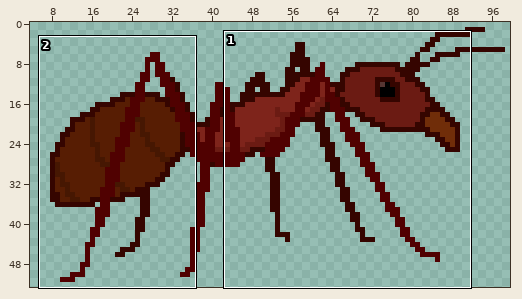
Sprite sheet: res/textures/AntBase.png. The first picture is a wide view before the edit; the outline marks the close-up.
Close-up. Before:
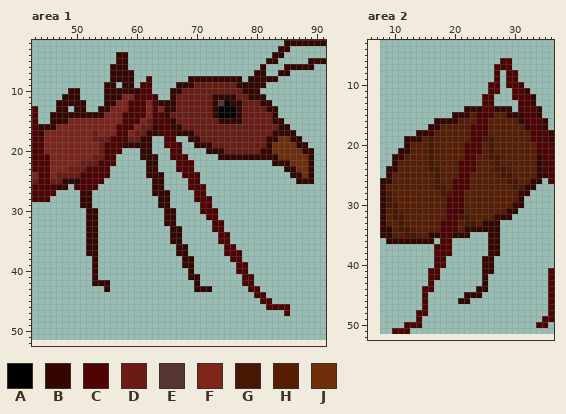
The file is 91x51 pixels. Colours within 5 levels of each other are drawn and written as one. Shown: area 1: x 43..91, y 2..52; area 2: x 6..36, y 3..52. The old version is drawn lined up with the new one, on the new canvas. The wide view leaves out empty margins.
Palette (. is transparent): A #000000  B #350500  C #500101  D #6b1b13  E #553532  F #7e241b  G #461702  H #571d03  J #702d09
Pixels before, area 1 (only the part around the change), first column x 43:
 2 ..........................................BBBBBBB
 3 .........................................BB......
 4 ..............BB........................BB.......
 5 ..............BB.......................BB.....BBB
 6 .............BBB......................B...BBBBB..
 7 .............BBBB....................BB..BB......
 8 .............BBBB..C......BBBBBBBBB.BBBBB........
 9 ............BB.BB.CC....BBBDDDDDDDBBBBB..........
10 ......BB....BBBBBBCC...BBDDDDDDDDDDBBB...........
11 .....BBB....BBBFFCCCC..BDDDDDDBBBBDDBBB..........
12 ....BBBBB...BBFFCCCFCBBBDDDDDDBEABBDDDBB.........
13 C...BB.BB..BBFFFCCCFCFBBDDDDDDBAAABDDDDBB........
14 C..BBBBBBBBBFFFCCCCFCCBDDDDDDDBAAABDDDDDB........
15 C..BBBFFFFFFFFFCCCFDCCCBDDDDDDDBBBBDDDDDBB.......
16 CBBBFFFFFFFFFFCCCFDDBCCBBDDDDDDDDDDDDDDDDBB......
17 CBFFFFFFFFDFFFCCFDDBBCCCBBBDDDDDDDDDDDDDBBBB.....
18 CCFFFFFFFFDDDCCCDDBB..CC..BBDDDDDDDDDDDBBJJBB....
19 CCFFFFFFFFFDCCCBBBBB..CCC..BBBDDDDDDDDDBJJJJBB...
20 CCFFFFFFFFFDCCC...BB...CC....BBBDDDDDDBBJJJJJBB..
21 CCCFFFFFFFDDCC....BBB..CCC.....BBBBBBBBBBJJJJJB..
22 CCCFFFFFDDDCCC.....BB...CCC.............BBBJJJB..
23 CCCFFFDDDCCCC......BB...CCC...............BBJJB..
24 FCCFDDDDCCCCC......BBB...CCC...............BBJB..
25 DCCDDBBBCCCC........BB....CC................BBB..
26 CCCCBB.CCCC.........BB....CCC....................
27 CCCC....BB..........BBB....CC....................
28 CCC.....BB...........BB....CCC...................
29 ........BB...........BB.....CC...................
30 .........BB...........BB....CCC..................
31 .........BB...........BB.....CC..................
32 .........BB...........BB......CC.................
33 .........BB............BB.....CC.................
34 .........BB............BB......CC................
35 .........BB............BB......CC................
36 .........BB.............BB......CC...............
37 .........BB.............BB......CCC..............
38 ..........B..............BB......CC..............
39 ..........B..............BB.......CC.............
40 ..........B...............B.......CC.............
41 ..........B...............BB.......CC............
42 ..........BBB..............B.......CC............
43 ............B..............BBB......CC...........
44 .....................................CC..........
45 ......................................CC.........
46 .......................................CCCC......
47 ..........................................C......
48 .................................................
49 .................................................
50 .................................................
51 .................................................
52 .................................................
Pixels before, area 2, first column x 8:
 6 ....................CC.......
 7 ...................CCC.......
 8 ...................C.CC......
 9 ...................C.CC......
10 ..................CC.CCC.....
11 ..................CC..CCB....
12 .................CC...CCCB...
13 .................CC....CCB...
14 ..............BBBCCBBB.CCCB..
15 ............BBBHCCCHHBBBCCB..
16 .........BBBBHHHCCHHHHHBCCCB.
17 ........BBHHHHHCCCHHHHHHBCCB.
18 ......BBBHHHHHHCCCHHHHHHHCCCB
19 ....BBBHGHHHHHHCCGGHHHHHHCCCB
20 ....BHHHGHHHHHCCCHGHHHHHHHCCC
21 ...BBHHHGHHHHHCCCHGHHHHHHHCCC
22 ..BBHHHHGHHHHHCCHHGGHHHHHHBCC
23 ..BHHHHHGHHHHCCCHHHGHHHHHHBCC
24 .BBHHHHHGGHHHCCCHHHGGHHHHHBCC
25 .BHHHHHHHGHHHCCHHHHHGGHHHHBBC
26 BBHHHHHHHGHHCCCHHHHHHGGHHBB.C
27 BHHHHHHHHGGHCCCHHHHHHHGGBB...
28 BGHHHHHHHHGGCCHHHHHHHHHBB....
29 BGHHHHHHHHHCCCHHHHHHHHHB.....
30 BGGHHHHHHHHCCCHHHHHHHHBB.....
31 BHGHHHHHHHHCCCHHHHHHHBB......
32 BHGGHHHHHHHCCGGHHHHBBB.......
33 BHHGHHHHHHCCCHGGHBBB.........
34 BBHGGHHHHHCCCHBBBBBB.........
35 BBHHGGHHBBCCBBB...BB.........
36 .BBBBBBBB.CC......BB.........
37 .........CCC......BB.........
38 .........CCC......BB.........
39 .........CC......BB..........
40 .........CC......BB..........
41 ........CC.......BB.........C
42 ........CC.......B..........C
43 ........C........B..........C
44 .......CC.......BB..........C
45 .......C......BBB...........C
46 .......C.....BB.............C
47 .......C....................C
48 ......CC....................C
49 ......C....................CC
50 ....CCC...................CC.
51 ..CCC........................
After:
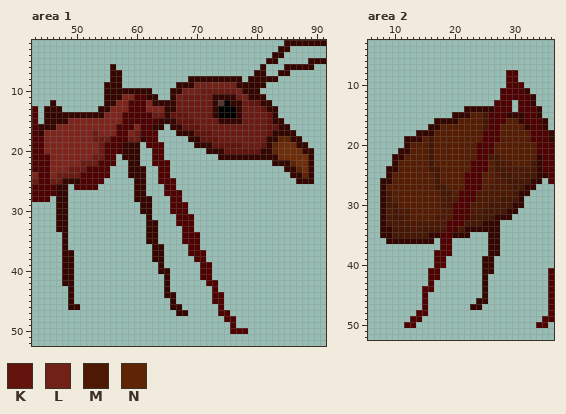
Colours new in this view: K #63150d  L #722118  M #4d1902  N #5f2403
Diff:
canvas 91x51 -> 100x53, the old top-left corner now at 8,1
Changed rows in their new state; - is an unchanged pixel.
Area 1:
first column x 45:
 4 ------------..------------------------------
 5 ------------..------------------------------
 6 ------------..------------------------------
 7 -------------..-----------------------------
 8 -------------..--.--------------------------
 9 ------------B..-..-------LLLLLLL------------
10 ----..----------BB-----LLL------L-----------
11 ---...-----------BB---L----------L----------
12 -B.....-----------B---------------KK--------
13 BB-.-..-----------F-----------------K-------
14 B----------------CDD-KKK-------------K------
15 B---------------CC-BB-KKK------------K------
16 ----------------CC-B.--KKK-----------KK-----
17 ----------------CCC...---KKK---------K------
18 -----------------CC-..----KKK----------NN---
19 ----------------.CCC...-----KKKKK---K-N-----
20 -------------BBB..CC-..-------KKKKKK--N-----
21 -------------BBB..CC-...--------------------
22 --------------BB-.CCC-...----------------N--
23 --------------BBB..CC-...-----------------N-
24 --------------BBB..CC--...-----------------N
25 ---------------BB-.CCC--..------------------
26 ---------------BB-..CC--...-----------------
27 --BB--..-------BB-..CCC--..-----------------
28 --BB--..-------BBB-..CC--...----------------
29 --BB--..--------BB-..CCC--..----------------
30 --BB---..-------BB--.CCC--...---------------
31 --BB---..--------B--..CCC--..---------------
32 --BB---..--------BB-..CCC---..--------------
33 --BB---..--------BB--..CC---..--------------
34 ---B---..--------BB--..CCC---..-------------
35 ---B---..--------BB--..CCC---..-------------
36 ---B---..---------BB--..CC----..------------
37 ---BB--..---------BB--..CCC---...-----------
38 ---BB---.---------BB---..CC----..-----------
39 ---BB---.----------B---..-CC----..----------
40 ---BB---.----------BB---.-CC----..----------
41 ---BB---.-----------B---..CC-----..---------
42 ---BB---...---------B----.-CC----..---------
43 ----B-----.---------B----...C-----..--------
44 ----B---------------BB------CC-----..-------
45 ----B----------------B------CC------..------
46 ----BB---------------BB------C-------....---
47 ----------------------BB-----CC---------.---
48 ------------------------------CC------------
49 -------------------------------C------------
50 -------------------------------CCC----------
Area 2:
first column x 9:
 6 -------------------..----
 7 ------------------...----
 8 ------------------.------
 9 ------------------.------
10 -----------------..------
11 -----------------..CC----
12 ----------------..-CC----
13 ----------------..CCC----
14 ----------------BBCCC----
15 ---------------HG-CC-----
16 ---------------HGCCC-----
17 --------------HHGCC------
18 --------------HH-CC------
19 --------------HHCCC------
20 -------------HH-CC-------
21 -------------HH-CC-------
22 -------------HHCC--------
23 ------------HH-CC--MM---G
24 ------------HH-CC---MMMMG
25 ------------H-CC--M--MMGG
26 -----------HH-CC--MM--GG-
27 -----------HH-CC-MMMM----
28 -----------H-CCMMMMMMG---
29 ---------MGM-CCMMMMGGG---
30 ---------MG--CMMMGGGG----
31 M-MM-----MM--CMMGGGG-----
32 M--M----MMM-CCGGGG-------
33 GM-MMMMMMM--C--G---------
34 -G--MMGGGG--G------------
35 -GG--GG------------------
37 --------.----------------
first column x 10:
44 --------------.-
45 ------------...B
46 -----------..-BB
47 -------------BB-
49 ---C------------
50 ----.-----------
51 ...-------------
